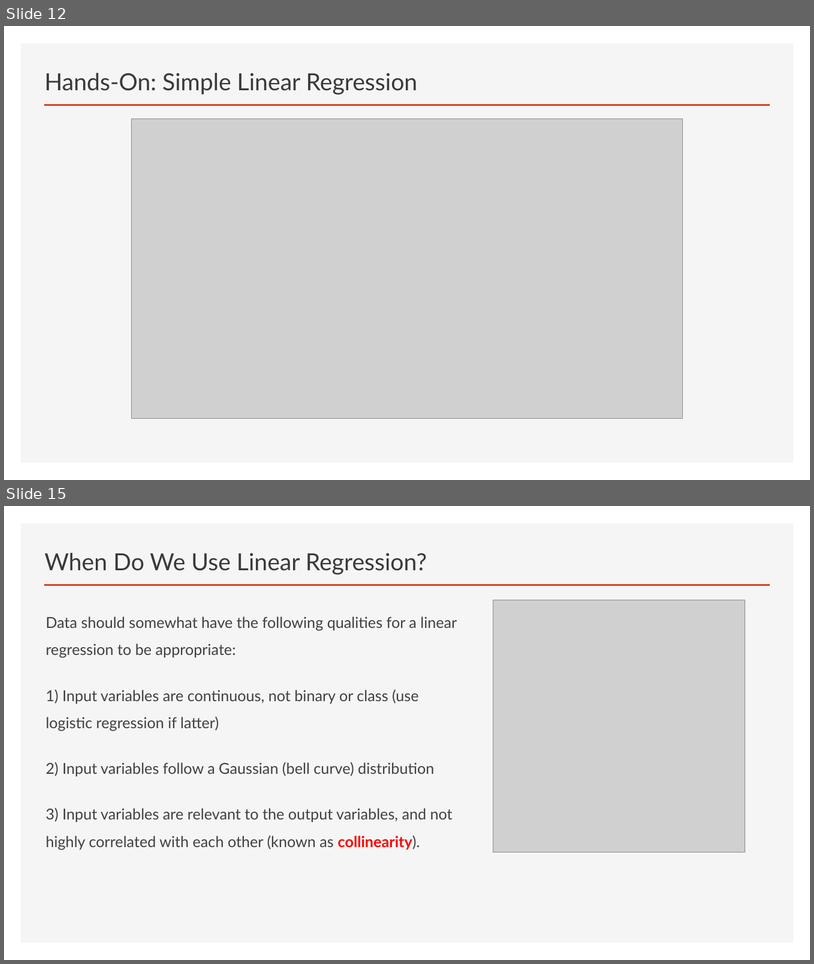
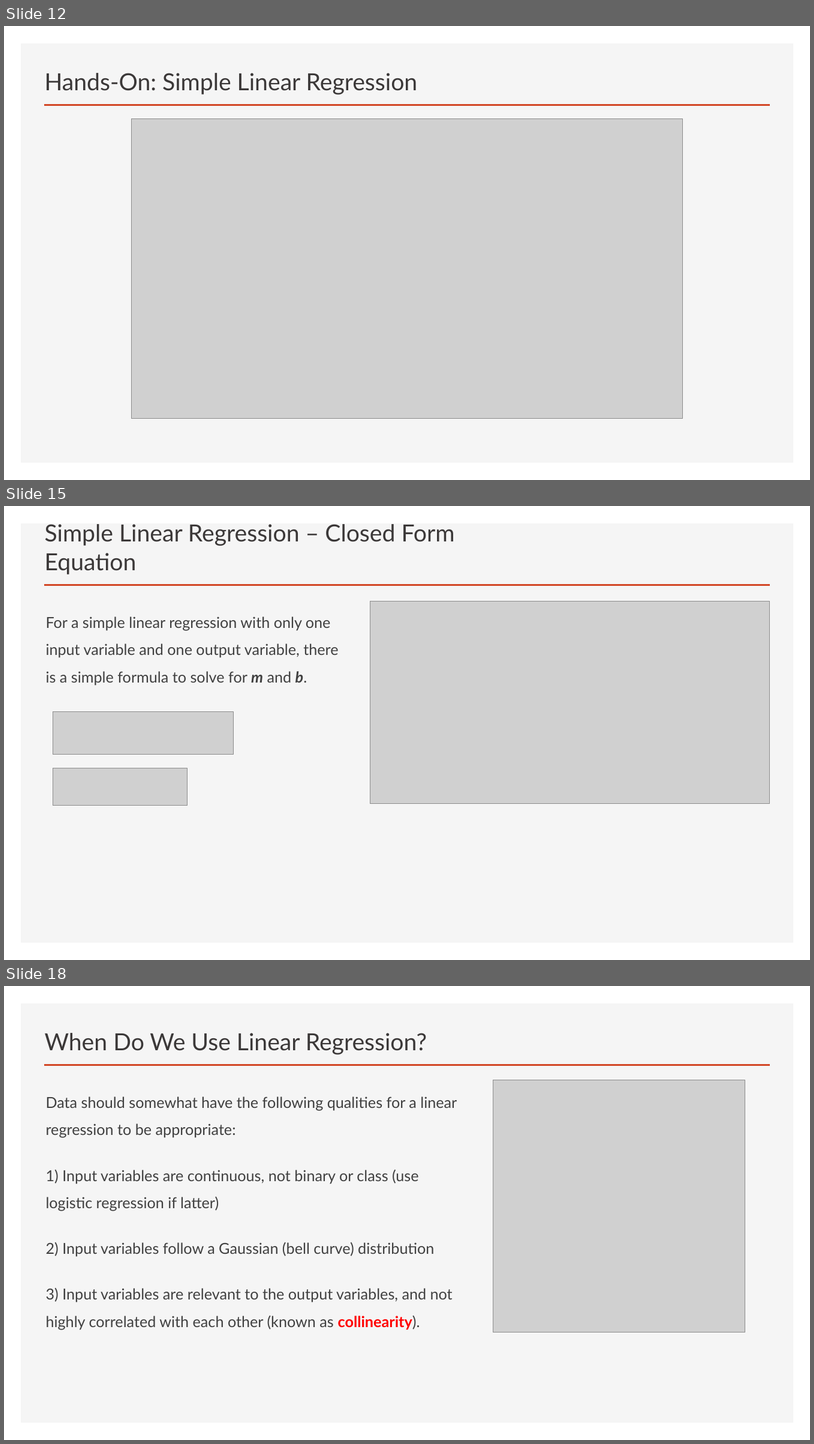
Before and after one commit to thomasnield/oreilly_math_fundamentals_data_science, a slide deck: linear_regression/math_fundamentals_linear_regression.pptx. Shown one above the other, each under a label of ours: slides 12 and 15 before the commit, slides 12, 15 and 18 after it; the slides between them are not shown. The pictures are 814x964 and 814x1444 pixels, drawn with LibreOffice and Linux fonts; fonts in the diff are those of the drawing; grey boxes stand for pictures. Boxes give left, top, right and bottom in pixels: in the first picture for what was removed or moved away, otherwise in the second. Text is boxed around its words. In the diff, an @@ line names an element or a change of style, - is before the commit and + after.

```diff
--- a/linear_regression/math_fundamentals_linear_regression.pptx
+++ b/linear_regression/math_fundamentals_linear_regression.pptx
@@ slide 15 added at (4, 506, 810, 960), background #FFFFFF; not listed: 2 template elements that a slide beside it also shows @@
@@ title added at (45, 524, 455, 574), 28 pt, text #3B3838 @@
+Simple Linear Regression – Closed Form Equation
@@ picture added at (371, 601, 770, 803) @@
@@ text added at (46, 616, 338, 685), 18 pt, text #404040 @@
+For a simple linear regression with only one input variable and one output variable, there is a simple formula to solve for m and b.
@@ picture added at (53, 712, 234, 754) @@
@@ picture added at (53, 768, 188, 805) @@
@@ what was slide 15 is now slide 18 @@
```
Also in this commit, not shown: 8 slides changed, 7 other slides added, 2 slides removed, 1 other file.
